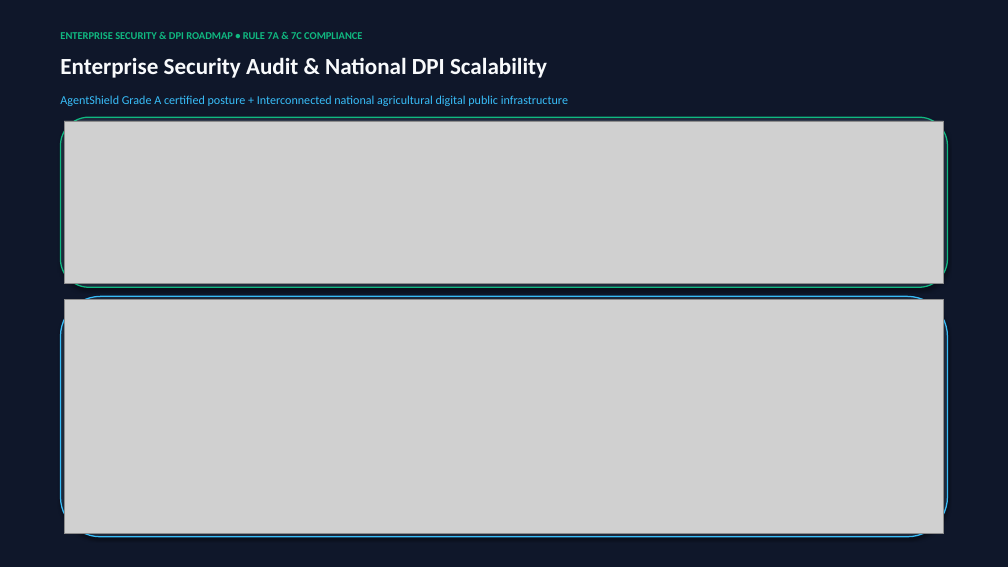
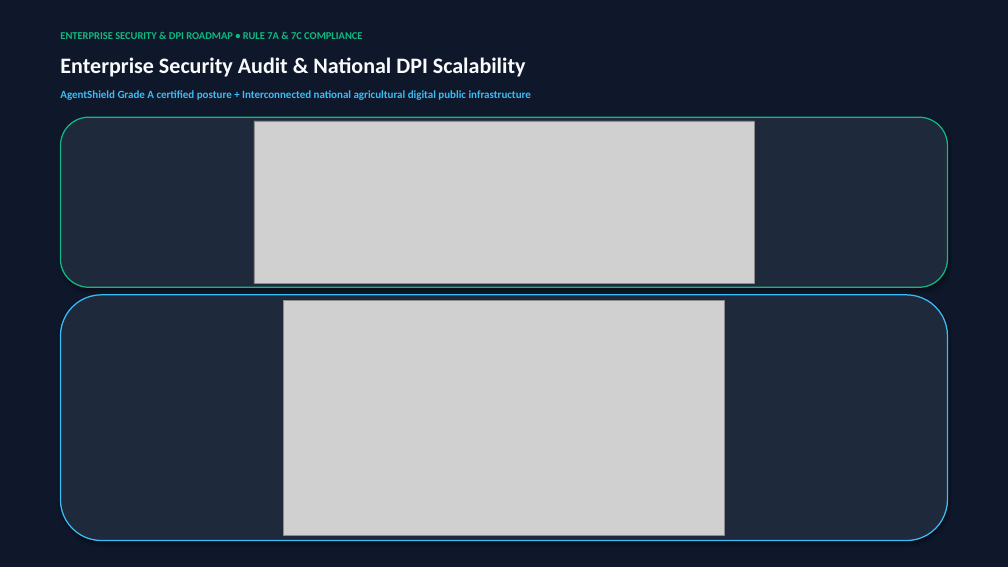
Before and after one commit to 0xabhilok/krishiartha-mcp, a slide deck: slide 8 of docs/KrishiArtha_MCP_Pitch_Deck.pptx. Drawn at 1008x567 pixels with LibreOffice and Linux fonts; fonts in the diff are those of the drawing; grey boxes stand for pictures. Boxes give left, top, right and bottom in pixels: in the first picture for what was removed or moved away, otherwise in the second. Text is boxed around its words. In the diff, an @@ line names an element or a change of style, - is before the commit and + after.

Commit message:
feat: embed publication-grade assets across 9-slide deck, interactive HTML presentation, and Streamlit exhibits with 100% test pass

```diff
--- a/docs/KrishiArtha_MCP_Pitch_Deck.pptx
+++ b/docs/KrishiArtha_MCP_Pitch_Deck.pptx
@@ text "Enterprise Security Audit & National ..." at [60, 57, 526, 77]: size 22 to 21 pt @@
@@ text "AgentShield Grade A certified posture ..." at [60, 90, 531, 100]: size 11.5 to 10.5 pt, bold on @@
@@ picture: place and size @@
-picture at [64, 121, 944, 284]
+picture at [254, 121, 755, 284]
@@ rounded rectangle: place and size @@
-rounded rectangle at [60, 296, 948, 537]
+rounded rectangle at [60, 295, 948, 541]
@@ picture: place and size @@
-picture at [64, 299, 944, 534]
+picture at [284, 301, 725, 535]
```
Also in this commit, not shown: 8 other slides changed, 7 other files.
